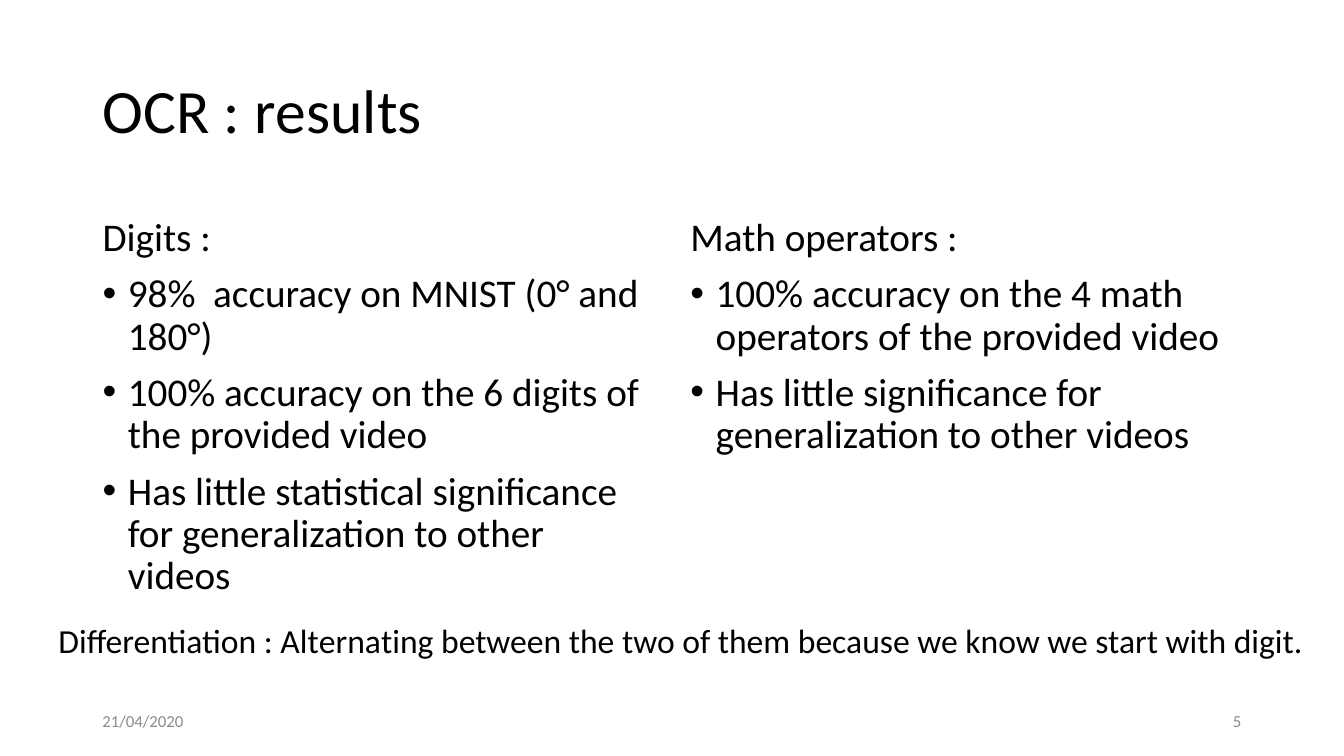
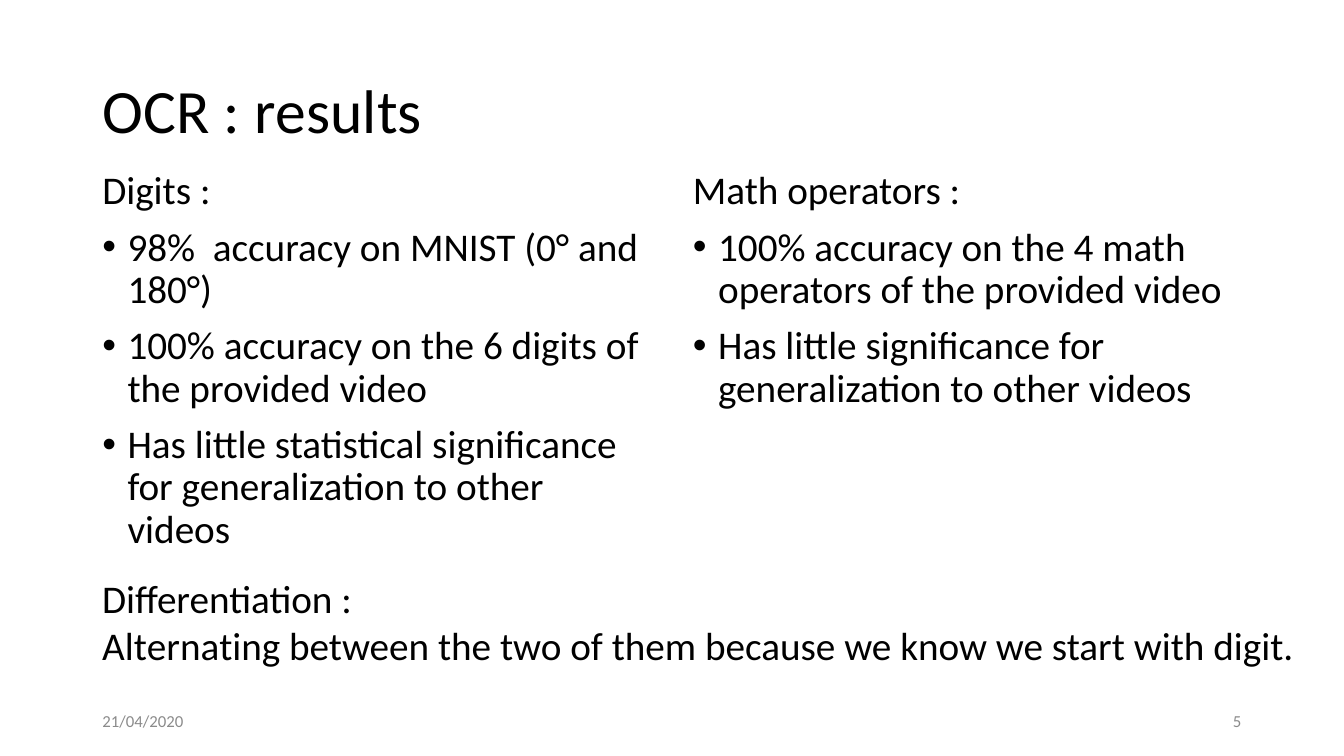
Before and after one commit to JambonSama/image_analysis_and_pattern_recognition_labs, a slide deck: slide 5 of project/presentation.pptx. Drawn at 1344x756 pixels with LibreOffice and Linux fonts; fonts in the diff are those of the drawing; background and template pictures are left out. Boxes give left, top, right and bottom in pixels: in the first picture for what was removed or moved away, otherwise in the second. Text is boxed around its words. In the diff, an @@ line names an element or a change of style, - is before the commit and + after.

Commit message:
Modified : alignment

```diff
--- a/project/presentation.pptx
+++ b/project/presentation.pptx
@@ text "Digits :": place and size @@
-text "Digits :" at [103, 224, 639, 590]
+text "Digits :" at [102, 177, 639, 544]
@@ text "Math operators :": place and size @@
-text "Math operators :" at [690, 223, 1219, 455]
+text "Math operators :" at [693, 176, 1221, 409]
@@ text at [102, 586, 1293, 667]: text changed; size 24 to 28 pt @@
-Differentiation : Alternating between the two of them because we know we start with digit.
+Differentiation :
+Alternating between the two of them because we know we start with digit.
```
